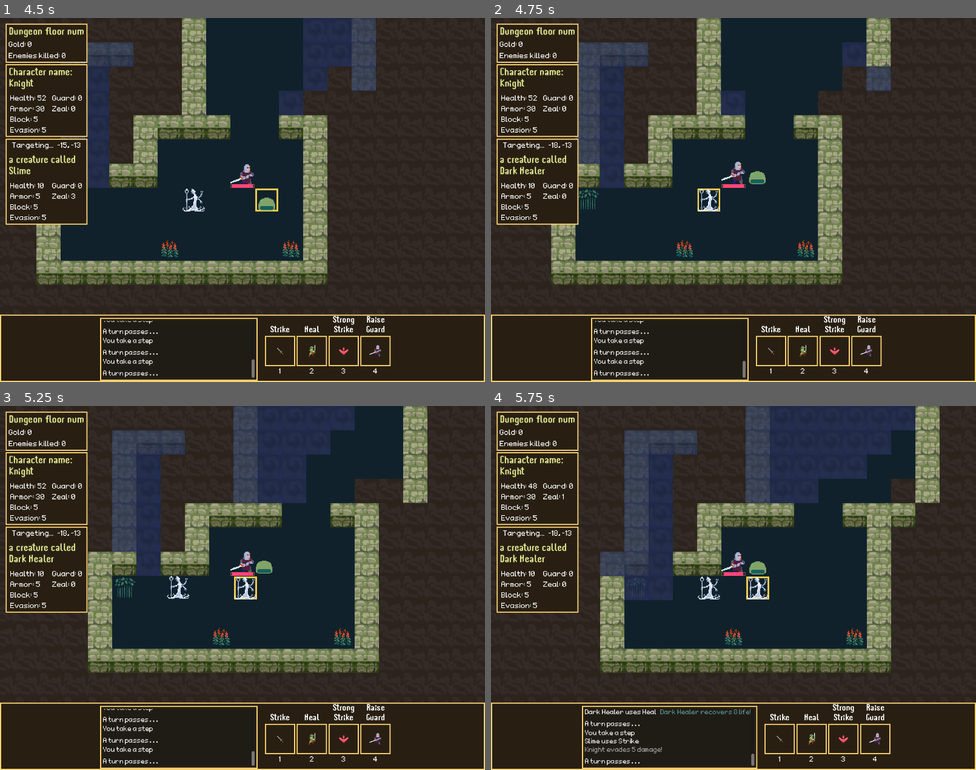
Above: before the commit, frames 1-4 (two rows, left to right).
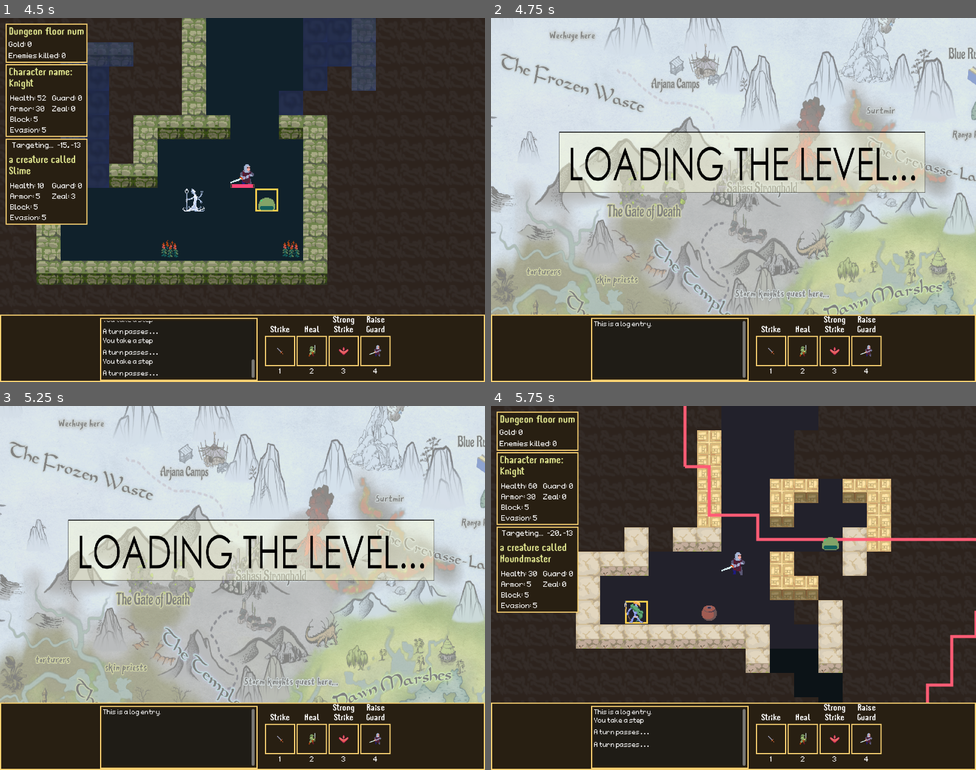
Above: after the commit, the same moments.

Repository: OttoElomaa/godot-4-roguelike-knights
Game: Godot game, scene res://Scenes/game_main.tscn
Two runs of this game, one before a commit and one after it. Both use one fixed random seed, a clock stepped at 60 frames per second and the inputs below.
Inputs (mouse positions are in pixels of both pictures, inside the frame that each line leads up to):
- Up to frame 1 (4.5 s): click (203, 200) at 0.52 s; move the mouse to (242, 174) at 1.27 s; hold Right (ui_right) 1.28-2.03 s; tap 1 (1) at 1.35 s; tap L (L) at 1.55, 2.1 s; move the mouse to (286, 152) at 2.02 s; hold Down (ui_down) 2.03-2.78 s; tap O (O) at 2.3, 2.85 s; tap Enter at 2.75 s; move the mouse to (291, 119) at 2.77 s; hold Right (ui_right) 2.78-3.53 s; tap R (R) at 3.05, 3.6 s; move the mouse to (121, 127) at 3.52 s; hold Up (ui_up) 3.53-4.28 s; tap U (u) at 3.8, 4.35 s; move the mouse to (388, 254) at 4.27 s; hold Left (ui_left) from 4.28 s (still down)
- Up to frame 2 (4.75 s): keep holding Left (ui_left); tap B (B, bound only after the commit) at 4.55 s
- Up to frame 3 (5.25 s): keep holding Left (ui_left); move the mouse to (97, 533) at 5.02 s; tap B (B, bound only after the commit) at 5.1 s
- Up to frame 4 (5.75 s): keep holding Left (ui_left); tap 1 (1) at 5.3 s

Frame 1 is identical in both runs. In frame 2, 82% of the frame differs, in the area x 0-100%, y 0-99%; in frame 3, 82%; in frame 4, 39%.
Error before the commit: Cannot call method 'get_children' on a null value. (res://Scripts/WorldScripts/world.gd:249)
Error after the commit: Cannot call method 'get_children' on a null value. (res://Scripts/WorldScripts/world.gd:236)

Commit message:
Tech/minor: Fixed navmesh baking fail by generating a new level upon failure. Still not sure why the baking sometimes fails
If i generate a "faulty" level, it will fail repeatedly even if i call for a new bake. So i just re-generate a level when the baking fails after level generation

Diff:
--- a/Scripts/WorldScripts/world.gd
+++ b/Scripts/WorldScripts/world.gd
@@ -28,25 +28,12 @@
 var pathTurns := []
 
 
-@onready var grid:Node:
-	get:
-		return $GridController
-
-var lineOfSight:
-	get:
-		return $LineOfSight
-
-var aStar:
-	get:
-		return $AStarGridNode
-
-var ui:
-	get:
-		return $UI
-
-var voidTilemap:
-	get:
-		return $Utilities/VoidTiles
+@onready var grid := $GridController
+@onready var lineOfSight := $LineOfSight
+@onready var aStar := $AStarGridNode
+@onready var ui := $UI
+
+@onready var voidTilemap := $Utilities/VoidTiles
 
 @onready var player:Player = null
 
@@ -264,7 +251,9 @@
 		$Utilities/Targeting.shuffleTargets()
 
 
-
+	#### DEBUG CREATE NEW LEVEL
+	if Input.is_action_just_pressed("B"):
+		resetLevel()
 
 
 
@@ -440,6 +429,16 @@
 func _on_bake_finished() -> void:
 
 	await get_tree().process_frame
+
+	#### SOMETIMES THE NAVMESH BAKING FAILS
+	if navigation_polygon.get_vertices().size() <= 0:
+		print("Retrying navmesh bake")
+		#bake_navigation_polygon(true)
+		resetLevel()
+		return
+
+	#assert(navigation_polygon.get_vertices().size() > 0, "Bake failed??")
+
 	States.inputModeExplore()
 	ui.toggleLoadingScreen(false)
 
--- a/project.godot
+++ b/project.godot
@@ -114,6 +114,11 @@
 "events": [Object(InputEventKey,"resource_local_to_scene":false,"resource_name":"","device":-1,"window_id":0,"alt_press …(192 unchanged characters)…
 ]
 }
+B={
+"deadzone": 0.5,
+"events": [Object(InputEventKey,"resource_local_to_scene":false,"resource_name":"","device":-1,"window_id":0,"alt_pressed":false,"shift_pressed":false,"ctrl_pressed":false,"meta_pressed":false,"pressed":false,"keycode":0,"physical_keycode":66,"key_label":0,"unicode":98,"location":0,"echo":false,"script":null)
+]
+}
 
 [layer_names]
 
